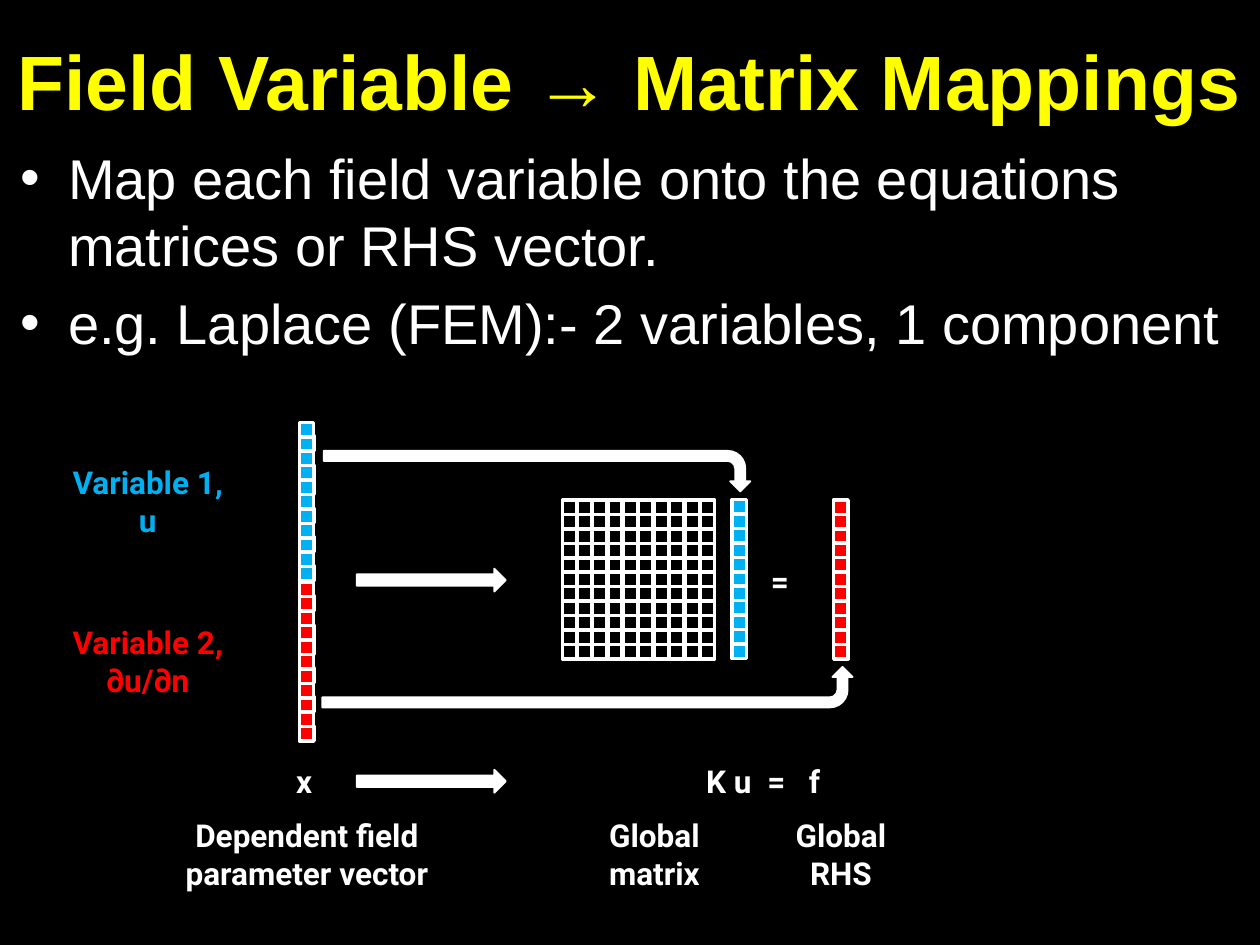
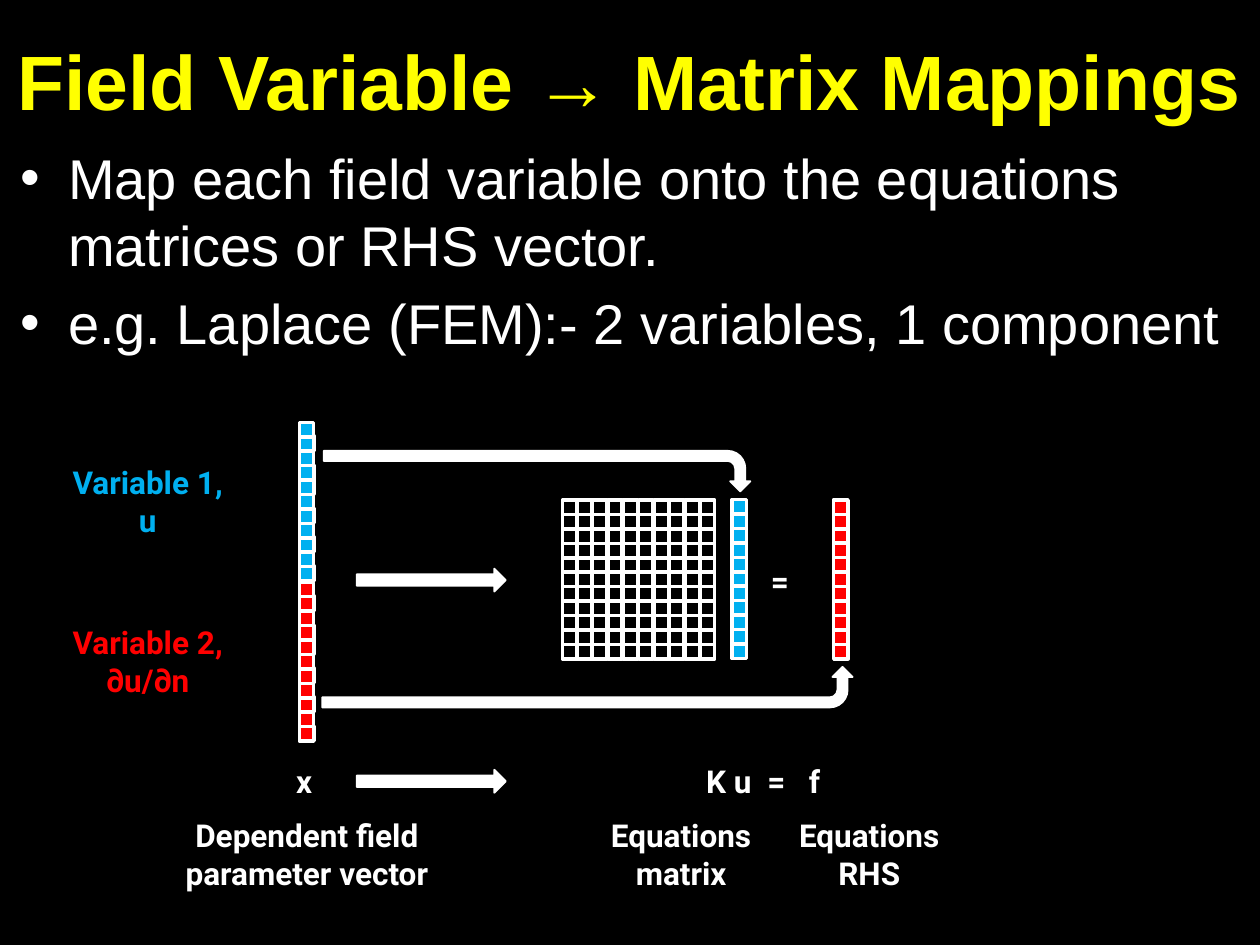
Before and after one commit to OpenCMISS/cm, a slide deck: slide 56 of doc/openCMISS.pptx (slide 58 before the commit). Drawn at 1260x945 pixels with LibreOffice and Linux fonts; fonts in the diff are those of the drawing. Boxes give left, top, right and bottom in pixels: in the first picture for what was removed or moved away, otherwise in the second. Text is boxed around its words. In the diff, an @@ line names an element or a change of style, - is before the commit and + after.

Commit message:
Changes for linear/nonlinear equations. First go at CellML interface from Andre/Chris.

```diff
--- a/doc/openCMISS.pptx
+++ b/doc/openCMISS.pptx
@@ text at [611,823,751,854]: text changed @@
-Global
+Equations
@@ text at [799,823,939,854]: text changed @@
-Global
+Equations
```
Also in this commit, not shown: 3 other slides changed, 8 slides added.
